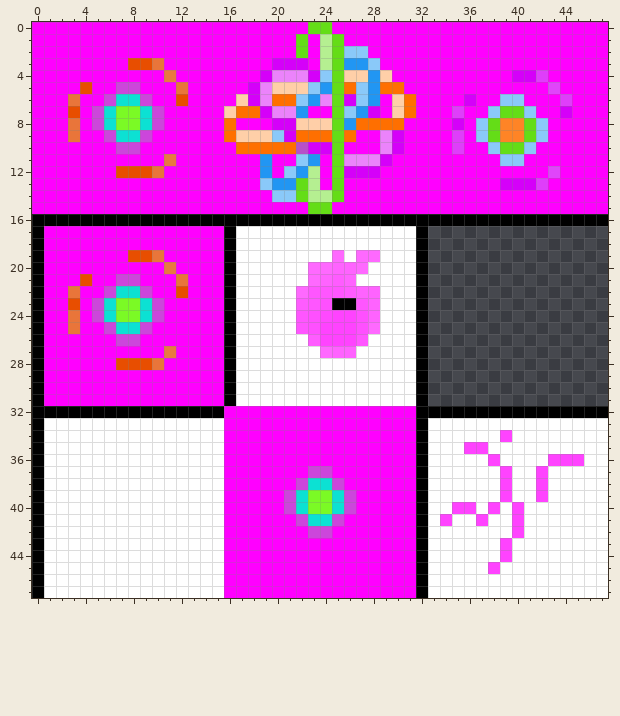
Two versions of one pixel-art sprite, tha_game_cherno/resources/textures/sheets/projectiles/spell_projectiles.png. Above is the file before it was changed.
The file is 48x48 pixels. Colours within 5 levels of each other are drawn and written as one.
After:
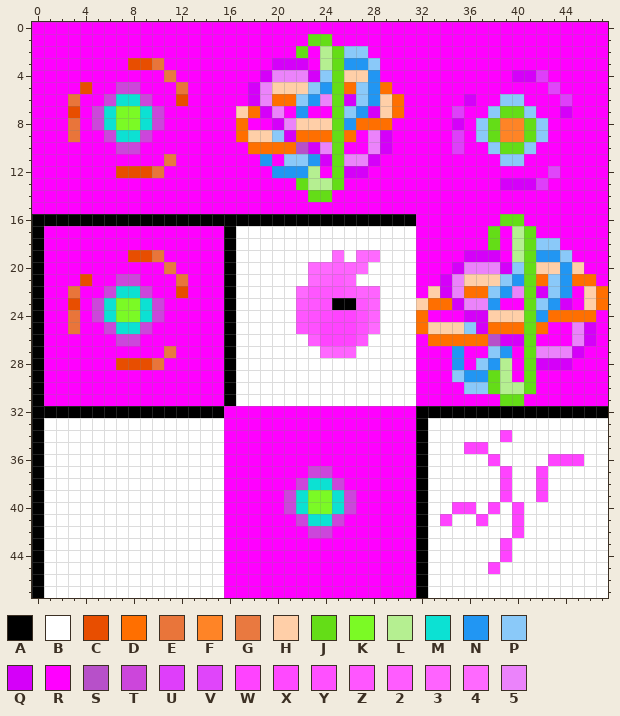
Palette (. is transparent): A #000000  B #ffffff  C #e84e00  D #ff6f00  E #e9753a  F #ff8426  G #e97940  H #ffcfa8  J #64dd17  K #7bfa25  L #b5ef91  M #0ce1d3  N #2196f3  P #8ac9f9  Q #d500f9  R #ff00ff  S #b750c9  T #cc46db  U #df3efa  V #e045fa  W #ff43ff  X #ff49ff  Y #ff50ff  Z #ff56ff  2 #ff5cff  3 #ff63ff  4 #ff69ff  5 #eb83fb
Change:
y 0: x 23..24 JJ -> RR
y 1: x 22..25 JRLJ -> RJJR
y 4: x 29 H -> R
y 5: x 30 D -> R
y 6: x 17 H -> R; x 29..31 RHD -> HDR
y 7: x 16..17 HD -> RH; x 21 5 -> R; x 29..31 RHD -> HDR
y 8: x 16..17 DR -> RD; x 21 Q -> 5; x 30 D -> R
y 9: x 16..17 DH -> RD; x 28..30 R5Q -> 5QR
y 10: x 17 D -> R; x 24 Q -> 5; x 28..30 R5Q -> 5QR
y 11: x 21 R -> P; x 24 R -> Q; x 28..29 5Q -> QR
y 12: x 19..21 NRP -> RNN; x 28 Q -> R
y 13: x 19..21 PNN -> RRR; x 24 R -> L
y 14: x 20..25 PPJLLJ -> RRRJJR
y 15: x 23..24 JJ -> RR
y 16: x 32..47 AAAAAAAAAAAAAAAA -> RRRRRRRJJRRRRRRR
y 17: x 32..47 A............... -> RRRRRRJRLJRRRRRR
y 18: x 32..47 A............... -> RRRRRRJRLJPPRRRR
y 19: x 32..47 A............... -> RRRRQQQRLJNNPRRR
y 20: x 32..47 A............... -> RRRQ555QPJHHNHRR
y 21: x 32..47 A............... -> RRQ5HHHPNJDPNDDR
y 22: x 32..47 A............... -> RHQ5DDPN5JQPNRHD
y 23: x 32..47 A............... -> HDDQ55NRRJPNQRHD
y 24: x 32..47 A............... -> DRRRQQHHHJNDDDDR
y 25: x 32..47 A............... -> DHHHPQDDDJDRR5QR
y 26: x 32..47 A............... -> RDDDDDSQQJRRR5QR
y 27: x 32..47 A............... -> RRRNRRPNRJ555QRR
y 28: x 32..47 A............... -> RRRNRPNLRJQQQRRR
y 29: x 32..47 A............... -> RRRPNNJLRJRRRRRR
y 30: x 32..47 A............... -> RRRRPPJLLJRRRRRR
y 31: x 32..47 A............... -> RRRRRRRJJRRRRRRR
Changed places in both pictures, as pixel boxes (x1, y1, x2, y2):
changed: (224, 22, 608, 406)
